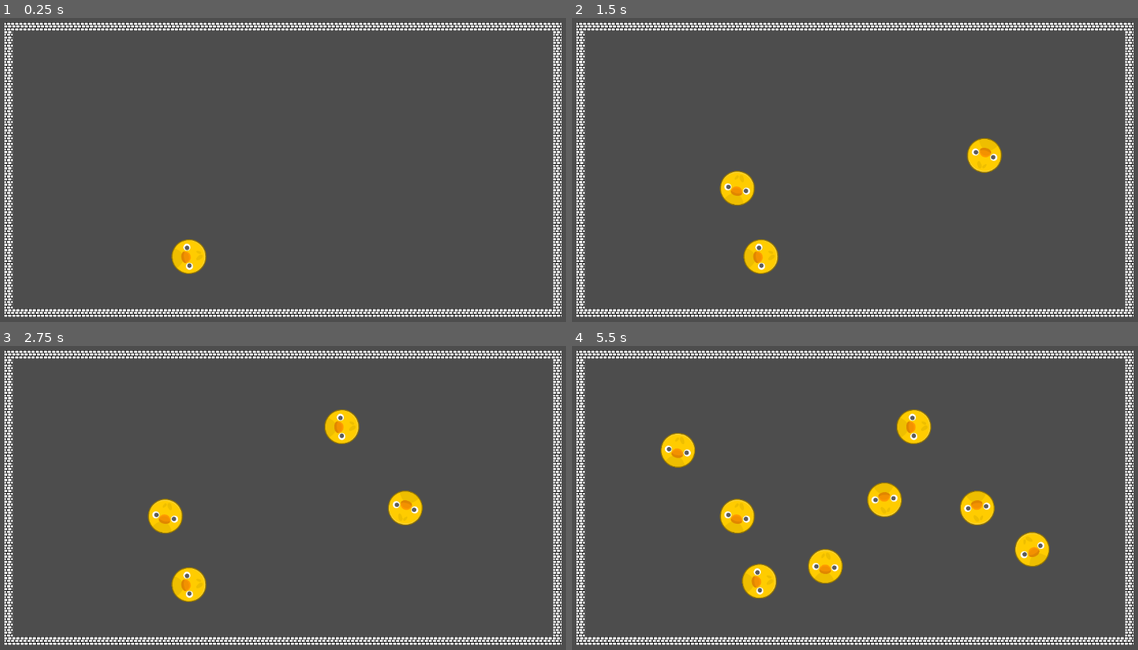
Above: before the commit, frames 1-4 (two rows, left to right).
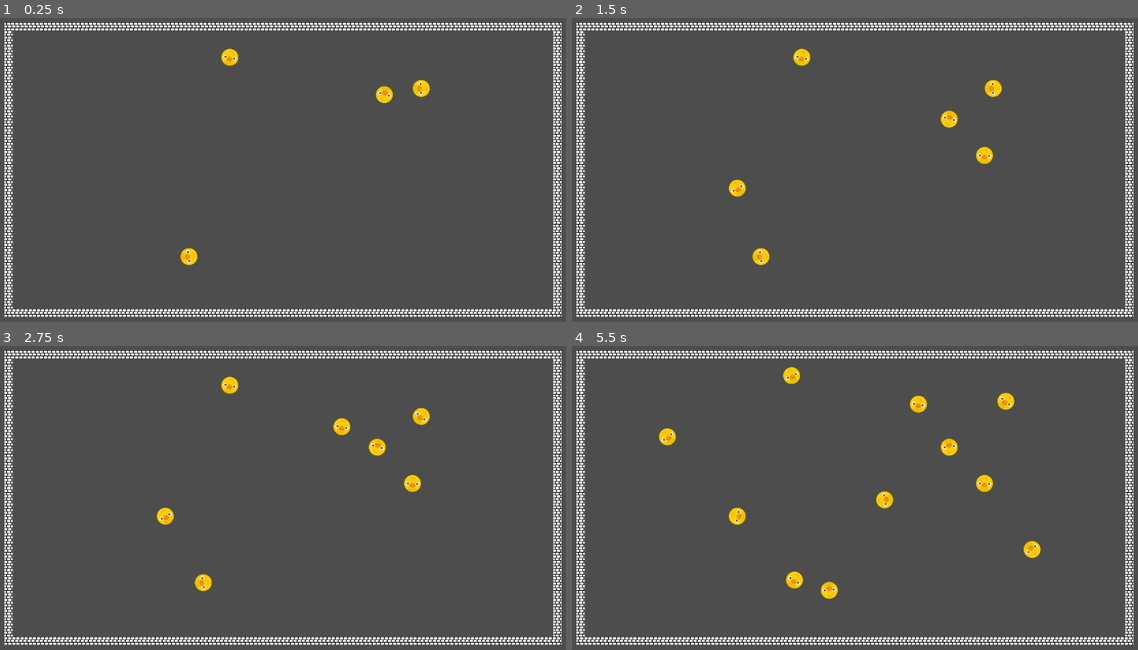
Above: after the commit, the same moments.

Repository: mapsandapps/robins
Game: Godot game, scene res://scenes/game.tscn
The game is run twice, just before and just after one commit, with the same random seed, the same clock (stepped at 60 frames per second) and the same inputs.
Inputs (mouse positions are in pixels of both pictures, inside the frame that each line leads up to):
- Up to frame 1 (0.25 s): no input
- Up to frame 2 (1.5 s): tap Enter at 0.5 s; move the mouse to (985, 154) at 0.52 s; click (985, 154) at 0.6 s; move the mouse to (736, 188) at 1.27 s; click (736, 188) at 1.35 s
- Up to frame 3 (2.75 s): move the mouse to (339, 428) at 2.02 s; click (339, 428) at 2.1 s
- Up to frame 4 (5.5 s): move the mouse to (826, 564) at 2.77 s; click (826, 564) at 2.85 s; move the mouse to (1030, 549) at 3.52 s; click (1030, 549) at 3.6 s; tap Space at 4.25 s; move the mouse to (679, 449) at 4.27 s; click (679, 449) at 4.35 s; move the mouse to (883, 501) at 5.02 s; click (883, 501) at 5.1 s

The runs differ from the first frame. In frame 1, 0.9% of the frame differs, in the area x 30-77%, y 9-85%; in frame 2, 1.9%; in frame 3, 2.7%; in frame 4, 5.3%, in the area x 15-85%, y 6-84%.

Commit message:
Fence collisions

Diff:
--- a/scenes/tile_map_layer.tscn
+++ b/scenes/tile_map_layer.tscn
@@ -5,11 +5,16 @@
 [sub_resource type="TileSetAtlasSource" id="TileSetAtlasSource_303cr"]
 texture = ExtResource("1_tmnt3")
 0:0/0 = 0
+0:0/0/physics_layer_0/polygon_0/points = PackedVector2Array(-8, -8, 8, -8, 8, 8, -8, 8)
 1:0/0 = 0
+1:0/0/physics_layer_0/polygon_0/points = PackedVector2Array(-8, -8, 8, -8, 8, 8, -8, 8)
 0:1/0 = 0
+0:1/0/physics_layer_0/polygon_0/points = PackedVector2Array(-8, -8, 8, -8, 8, 8, -8, 8)
 1:1/0 = 0
+1:1/0/physics_layer_0/polygon_0/points = PackedVector2Array(-8, -8, 8, -8, 8, 8, -8, 8)
 
 [sub_resource type="TileSet" id="TileSet_wgit6"]
+physics_layer_0/collision_layer = 1
 sources/6 = SubResource("TileSetAtlasSource_303cr")
 
 [node name="TileMapLayer" type="TileMapLayer"]
--- a/scripts/birds.gd
+++ b/scripts/birds.gd
@@ -2,12 +2,13 @@
 
 @export var bird_scene: PackedScene
 
-#const BIRD_SPRITE_SCALE = 0.25
-const BIRD_SPRITE_SCALE = 0.5
-const NUMBER_OF_BIRDS = 1
+const BORDER_SIZE = 100
+
+const BIRD_SPRITE_SCALE = 0.25
+const NUMBER_OF_BIRDS = 4
 
 const MIN_BIRD_TIMING = 0
-const MAX_BIRD_TIMING = 2
+const MAX_BIRD_TIMING = 1
 
 var birds: Array = []
 var click_position = Vector2()
@@ -23,7 +24,11 @@
 	var bird = bird_scene.instantiate()
 	bird.scale.x = BIRD_SPRITE_SCALE
 	bird.scale.y = BIRD_SPRITE_SCALE
-	bird.position = pos
+
+	# only spawn inside fence
+	bird.position.x = clamp(pos.x, BORDER_SIZE, screenSize.x - BORDER_SIZE)
+	bird.position.y = clamp(pos.y, BORDER_SIZE, screenSize.y - BORDER_SIZE)
+
 	bird.rotation = randf_range(0, 2 * PI)
 	birds.append(bird)
 	add_child(bird)
